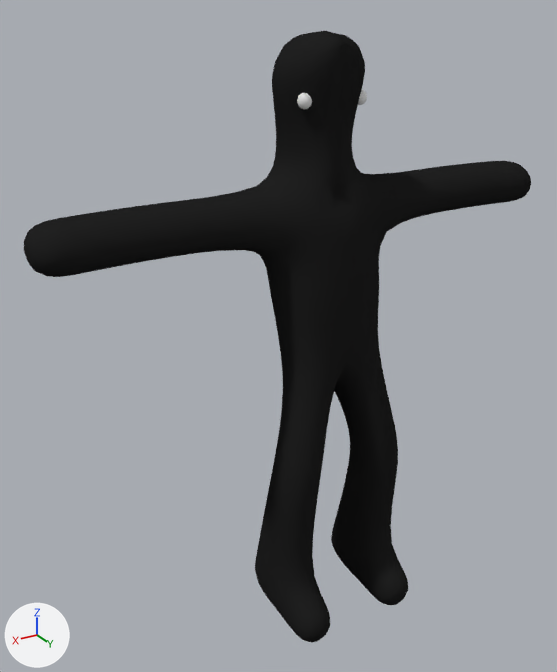
One commit to the Blender file Assets/guy.blend: the scene before it, then after it.
The view is the same before and after, from a 50 mm camera at (8.87, 13.21, 4.44) aimed at (0.91, -0.06, -2.19). Arrows for +X, +Y and +Z are at lower left; the lights stay in place.
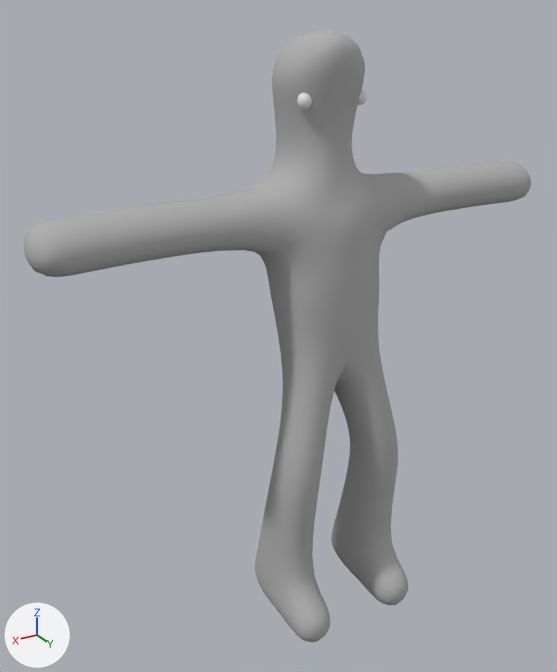
Where the change shows, as pixel boxes (x1, y1, x2, y2) in the pictures (557 x 672 px):
'Cube', recoloured (black to grey)
    both: (24, 31, 531, 642)

The change, as a diff of the scene's bpy script:
```diff
--- a/Assets/guy.blend.py
+++ b/Assets/guy.blend.py
@@ mat_material @@
 mat_material = diffuse_material('Material')
-mat_material.base_color = (0.016, 0.016, 0.016)  # black #222222
+mat_material.base_color = (0.439, 0.439, 0.439)  # grey #b1b1b1
```
